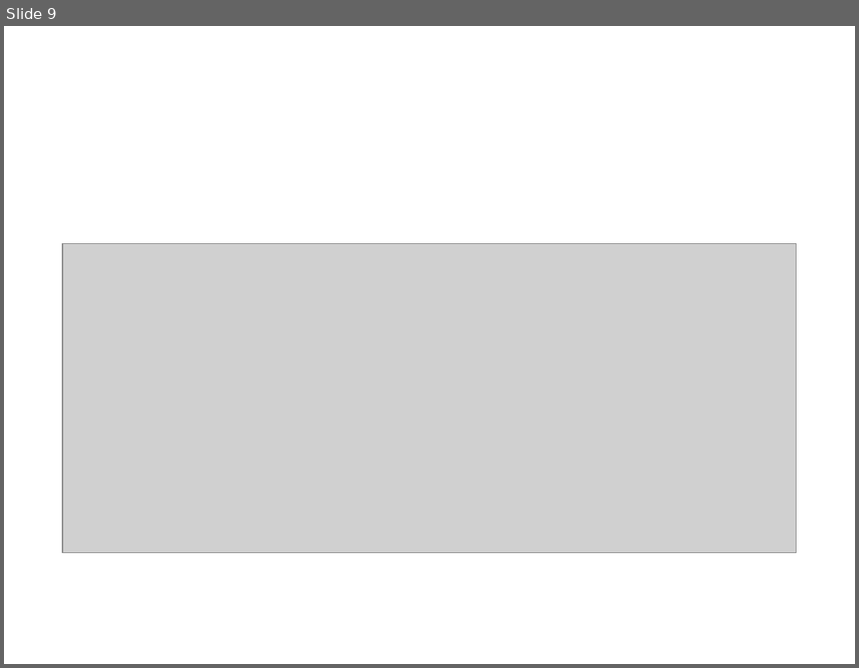
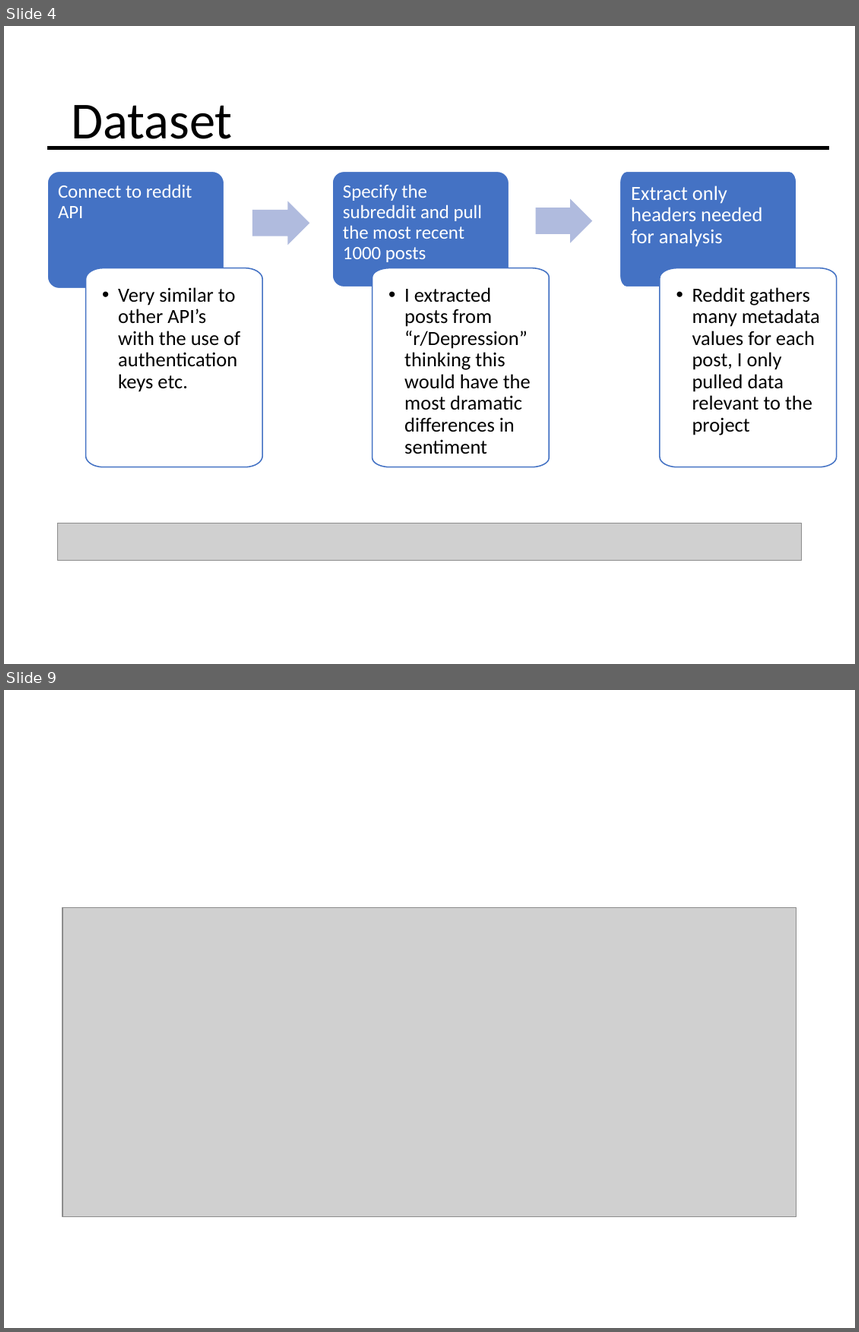
Before and after one commit to AnthonyCessna/Comp4447_Final_Project, a slide deck: FinalPresentation.pptx. Shown one above the other, each under a label of ours: slide 9 before the commit, slides 4 and 9 after it; the slides between them are not shown. The pictures are 859x668 and 859x1332 pixels, drawn with LibreOffice and Linux fonts; fonts in the diff are those of the drawing; grey boxes stand for pictures. Boxes give left, top, right and bottom in pixels: in the first picture for what was removed or moved away, otherwise in the second. Text is boxed around its words. In the diff, an @@ line names an element or a change of style, - is before the commit and + after.

```diff
--- a/FinalPresentation.pptx
+++ b/FinalPresentation.pptx
@@ slide 4 added at (x1=4, y1=26, x2=855, y2=664), background #FFFFFF @@
@@ title added at (x1=71, y1=105, x2=232, y2=150), 44 pt, text #000000 @@
+Dataset
@@ line added from (47, 148) to (829, 148), #000000 3 pt @@
@@ line added from (63, 148) to (829, 148), #000000 3 pt @@
@@ group added at (x1=47, y1=172, x2=837, y2=468): 8 freeform shapes @@
+Connect to reddit API
+  • Very similar to other API’s with the use of authentication keys etc.
+Specify the subreddit and pull the most recent 1000 posts
+  • I extracted posts from “r/Depression” thinking this would have the most dramatic differences in sentiment
+Extract only headers needed for analysis
+  • Reddit gathers many metadata values for each post, I only pulled data relevant to the project
@@ picture added at (x1=58, y1=524, x2=801, y2=561) @@
```
Also in this commit, not shown: 10 slides changed, 1 slide removed, 1 other file.
